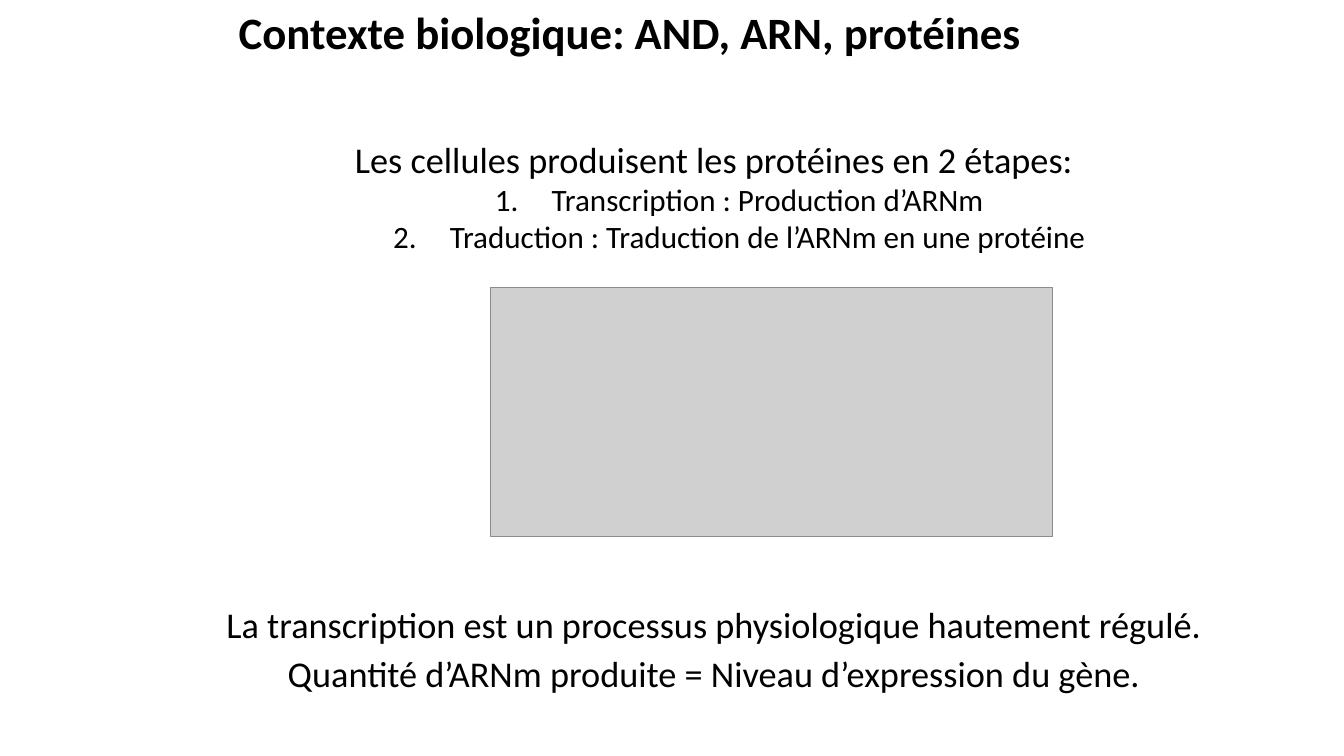
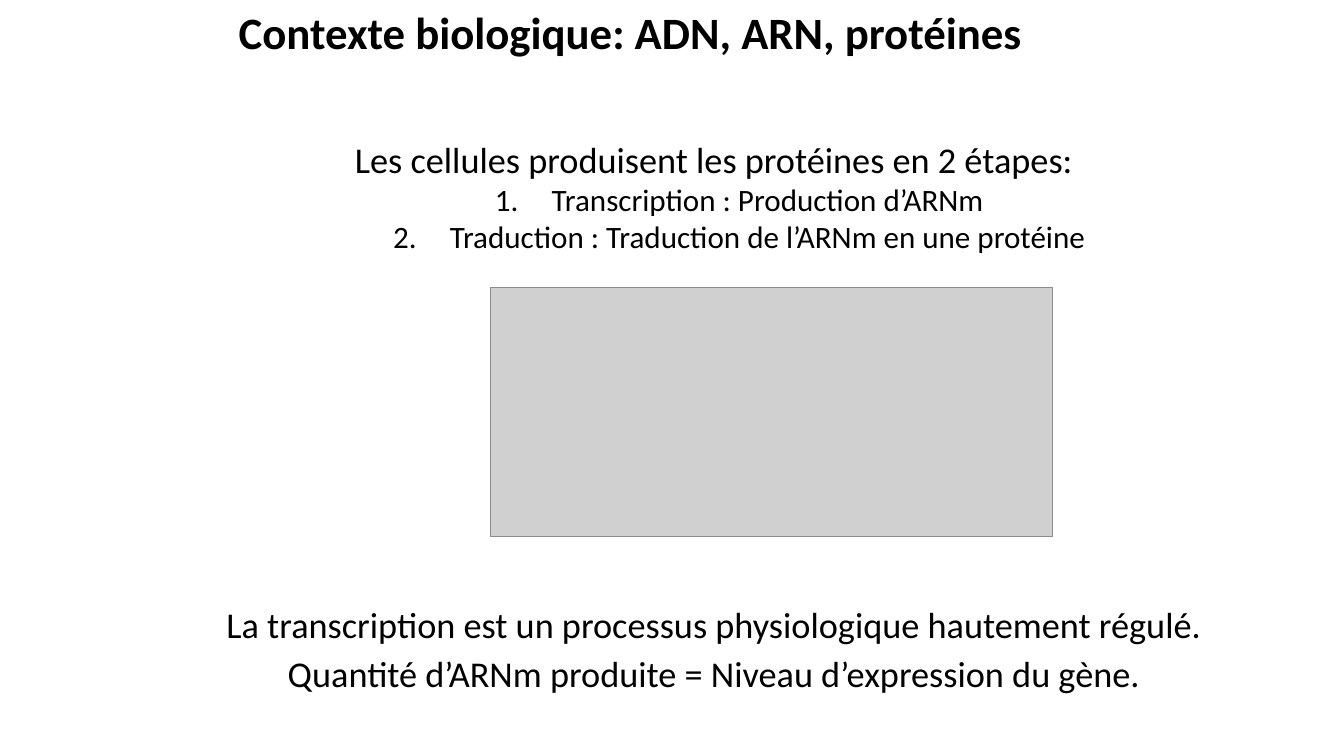
Before and after one commit to JeromeAmbroise/LSTAT2340-transcriptomic, a slide deck: slide 2 of LSTAT2340-transcriptomique.pptx. Drawn at 1344x756 pixels with LibreOffice and Linux fonts; fonts in the diff are those of the drawing; grey boxes stand for pictures. Boxes give left, top, right and bottom in pixels: in the first picture for what was removed or moved away, otherwise in the second. Text is boxed around its words. In the diff, an @@ line names an element or a change of style, - is before the commit and + after.

```diff
--- a/LSTAT2340-transcriptomique.pptx
+++ b/LSTAT2340-transcriptomique.pptx
@@ text at box(239, 17, 1022, 57): text changed @@
-Contexte biologique: AND, ARN, protéines
+Contexte biologique: ADN, ARN, protéines
```
